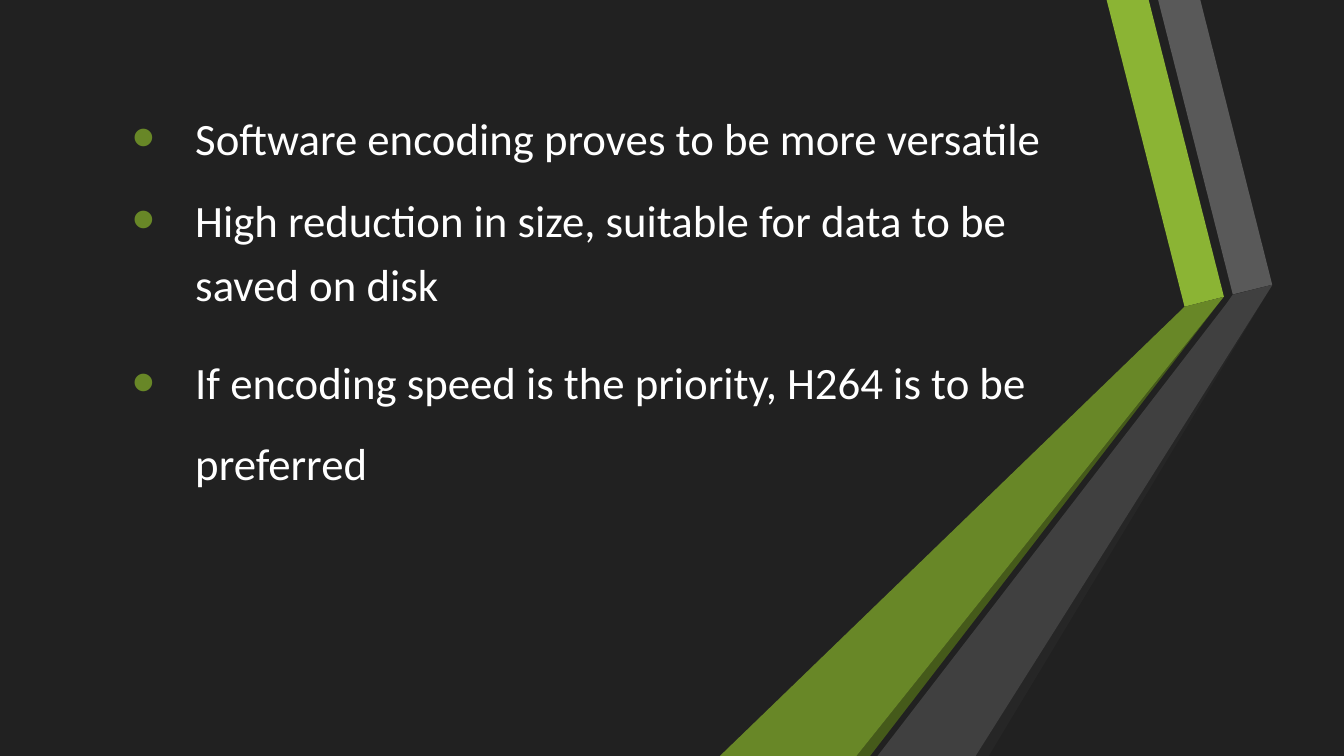
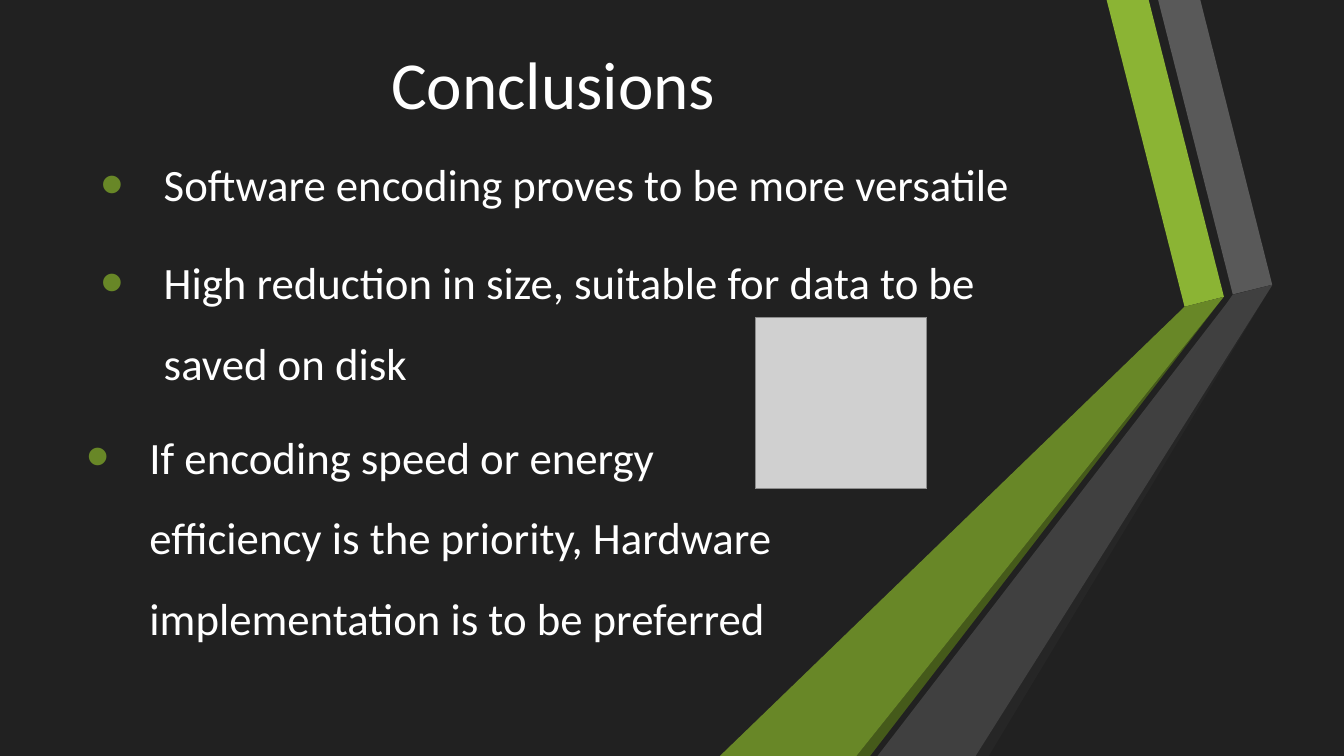
Before and after one commit to Rijndael99/encoding_bench, a slide deck: slide 21 of presentation.pptx (slide 19 before the commit). Drawn at 1344x756 pixels with LibreOffice and Linux fonts; fonts in the diff are those of the drawing; grey boxes stand for pictures. Boxes give left, top, right and bottom in pixels: in the first picture for what was removed or moved away, otherwise in the second. Text is boxed around its words. In the diff, an @@ line names an element or a change of style, - is before the commit and + after.

```diff
--- a/presentation.pptx
+++ b/presentation.pptx
@@ text added at (391, 62, 715, 110), 48 pt, text #FFFFFF @@
+Conclusions
@@ text "Software encoding proves to be ...": place and size @@
-text "Software encoding proves to be ..." at (195, 124, 1040, 488)
+text "Software encoding proves to be ..." at (164, 170, 1008, 381)
@@ text "Software encoding proves to be ..." at (164, 170, 1008, 381): line spacing 1.2 to 1.5 @@
@@ picture added at (755, 318, 927, 489) @@
@@ text at (195, 368, 1025, 488): paragraph removed @@
-  • If encoding speed is the priority, H264 is to be
-    preferred
@@ text added at (149, 443, 771, 643), 32 pt, text #FFFFFF @@
+  • If encoding speed or energy efficiency is the priority, Hardware implementation is to be preferred
```
Also in this commit, not shown: 4 other slides changed, 2 slides added.
